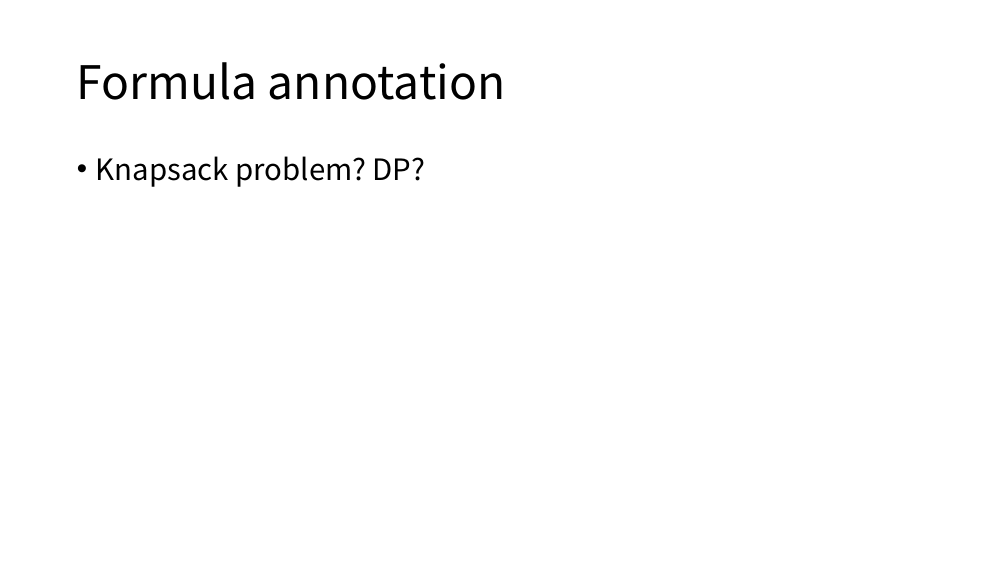
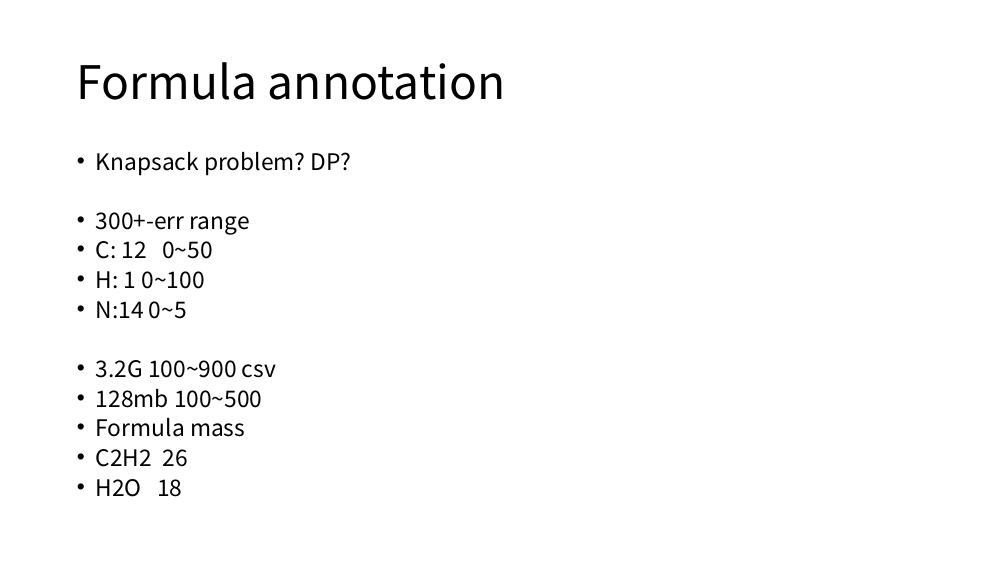
Before and after one commit to XiminHu/mass-suite, a slide deck: slide 9 of doc/20210316_CR.pptx (slide 6 before the commit). Drawn at 1008x567 pixels with LibreOffice and Linux fonts; fonts in the diff are those of the drawing. Boxes give left, top, right and bottom in pixels: in the first picture for what was removed or moved away, otherwise in the second. Text is boxed around its words. In the diff, an @@ line names an element or a change of style, - is before the commit and + after.

```diff
--- a/doc/20210316_CR.pptx
+++ b/doc/20210316_CR.pptx
@@ text at box(96, 152, 352, 176): size 28 to 21.7 pt in "Knapsack problem? DP?"; line spacing 0.9 to 0.7 @@
@@ text at box(96, 212, 276, 497): paragraphs added @@
+• 300+-err range
+• C: 12 0~50
+• H: 1 0~100
+• N:14 0~5
+• 3.2G 100~900 csv
+• 128mb 100~500
+• Formula mass
+• C2H2 26
+• H2O 18
```
Also in this commit, not shown: 6 other slides changed, 3 slides added, 6 other files.
